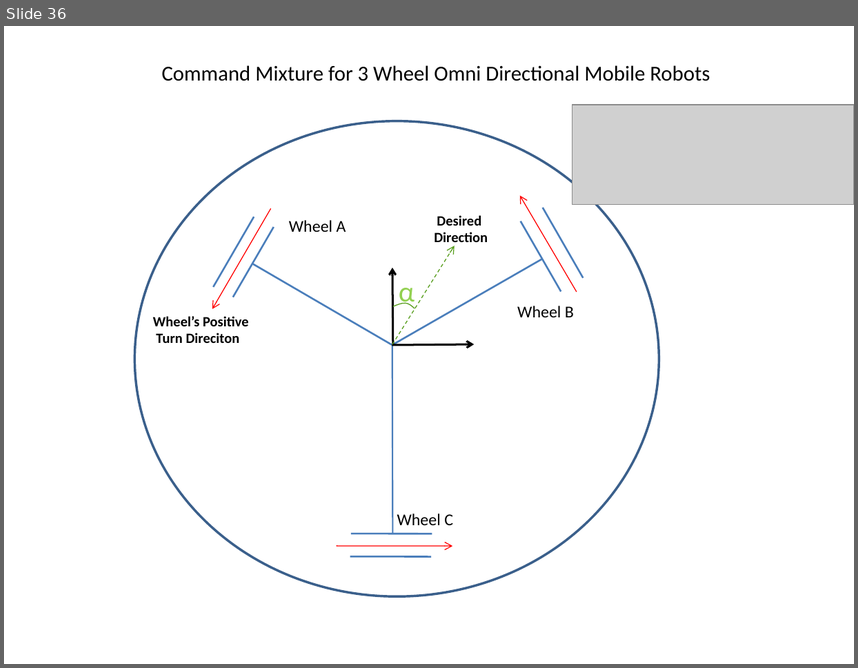
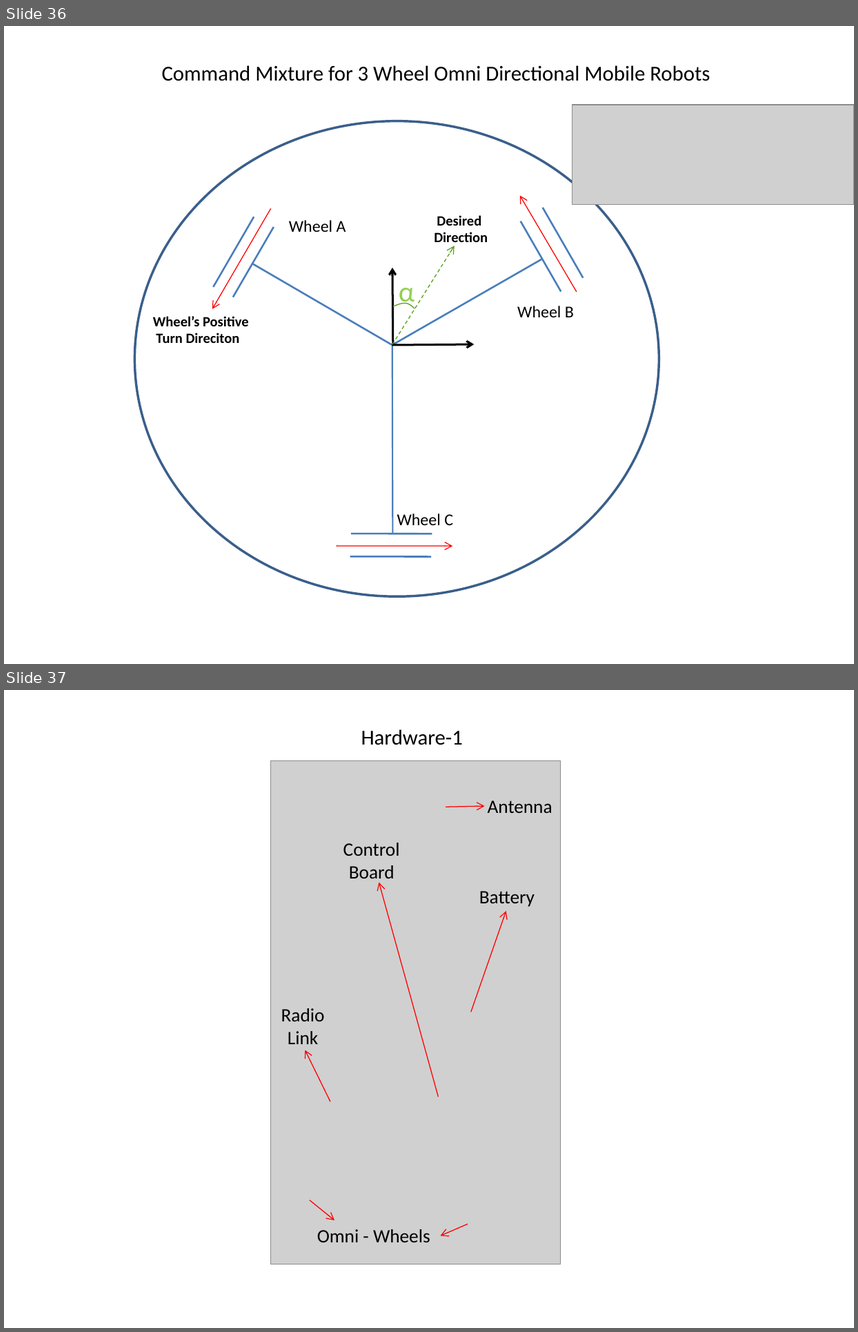
Before and after one commit to kadir4172/formation_control, a slide deck: Tez Çizimleri.pptx. Shown one above the other, each under a label of ours: slide 36 before the commit, slides 36 and 37 after it. The pictures are 858x668 and 858x1332 pixels, drawn with LibreOffice and Linux fonts; fonts in the diff are those of the drawing; grey boxes stand for pictures. Boxes give left, top, right and bottom in pixels: in the first picture for what was removed or moved away, otherwise in the second. Text is boxed around its words. In the diff, an @@ line names an element or a change of style, - is before the commit and + after.

Commit message:
[upgrade] hardware implementation added, conclusion part will be written

```diff
--- a/Tez Çizimleri.pptx
+++ b/Tez Çizimleri.pptx
@@ slide 37 added at box(4, 690, 854, 1328), background #FFFFFF @@
@@ text added at box(361, 729, 463, 745), 18 pt, text #000000 @@
+Hardware-1
@@ group added at box(270, 760, 560, 1264): 6 arrows, 5 texts, 1 picture @@
+Antenna
+Battery
+Radio
+Link
+Control
+Board
+Omni - Wheels
```
Also in this commit, not shown: 1 other slide added, 21 other files.
